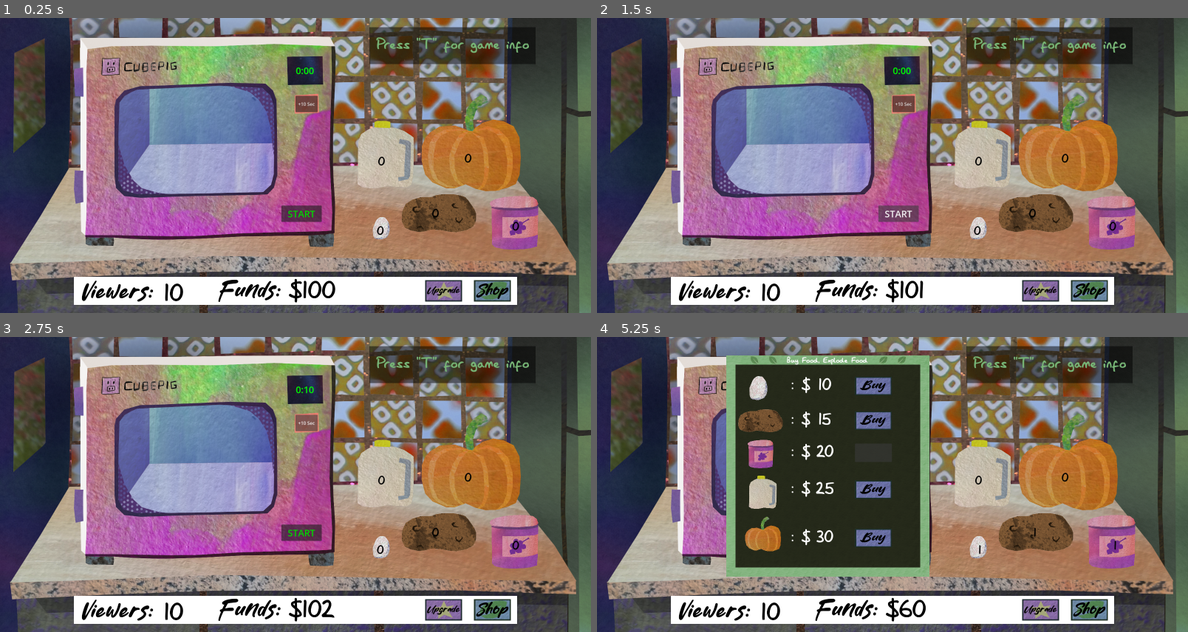
Above: before the commit, frames 1-4 (two rows, left to right).
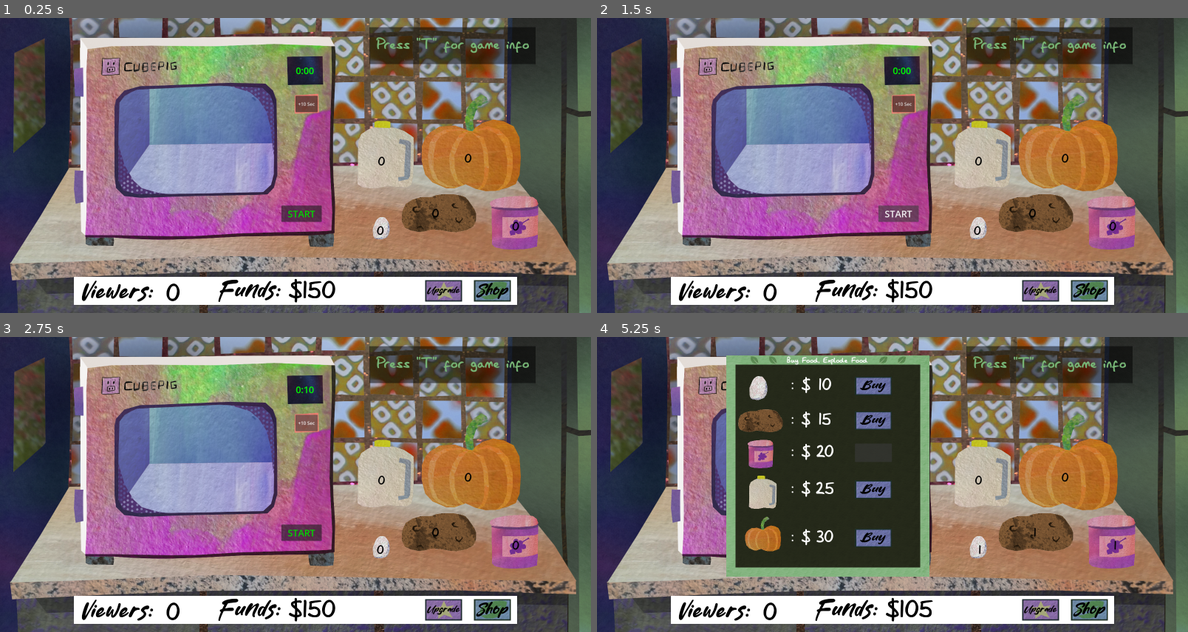
Above: after the commit, the same moments.

Repository: Ted-Landauer/microwave-game
Game: Godot game, scene res://Scenes/main.tscn
The game is run twice, just before and just after one commit, with the same random seed, the same clock (stepped at 60 frames per second) and the same inputs.
Inputs (mouse positions are in pixels of both pictures, inside the frame that each line leads up to):
- Up to frame 1 (0.25 s): no input
- Up to frame 2 (1.5 s): click "START" at 0.5 s; click "START" at 1.25 s
- Up to frame 3 (2.75 s): click "+10 Sec" at 2 s
- Up to frame 4 (5.25 s): click (1087, 608) at 2.75 s; click (874, 387) at 3.5 s; click (874, 419) at 4.25 s; click (874, 452) at 5 s

The runs differ from the first frame. In frame 1, 0.2% of the frame differs, in the area x 27-55%, y 89-96%; in frame 2, 0.3%; in frame 3, 0.3%; in frame 4, 0.4%, in the area x 27-57%, y 89-96%.

Commit message:
last commit for a little while. Game Jam is done, game is playable and should be mostly bug free!

Diff:
--- a/Scenes/main.tscn
+++ b/Scenes/main.tscn
@@ -2291,7 +2291,7 @@
 offset_bottom = 207.0
 theme_override_fonts/font = ExtResource("12_6vcvc")
 theme_override_font_sizes/font_size = 64
-text = "100"
+text = "50"
 horizontal_alignment = 1
 vertical_alignment = 1
 
--- a/Scripts/egg.gd
+++ b/Scripts/egg.gd
@@ -40,7 +40,8 @@
 
 
 	elif time > limit:
-		temp = (2 * limit) + time
+		temp = (3 * limit)
+		#+ time
 		$"../..".updateViewship(temp , "+")
 		$"../../Audio/crackAudio".play()
 
@@ -49,7 +50,7 @@
 		print("OVER EGG LIMIT")
 		$"../..".brokenMicrowave = true
 		$"../..".swapMicrowaves("destroyed", "egg")
-		$"../..".menuTriggers(true, "You cooked the egg too hard. Time to buy a new microwave! Viewers gained: " + str(temp))
+		$"../..".menuTriggers(true, "You cooked the egg too hard and it exploded at " + str(limit) + " seconds. Time to buy a new microwave! Viewers gained: " + str(temp))
 
 	elif time == limit:
 		temp = (2 * limit) + (2 * time)
@@ -82,7 +83,8 @@
 			if $"../..".extractInt($eggCount.text) > 0 and $"../..".occupied == false:
 				microwaveItem = "egg"
 				microwaveItemRef = $"../..".addToMicrowave("egg")
-				microwaveItemRef.eggLimit = randi_range(1, 5)
+				microwaveItemRef.eggLimit = randi_range(9, 11) # 9 to 11?
+				$"../..".foodLimit = microwaveItemRef.eggLimit
 				occupied = microwaveItemRef.occupied
 
 				print("microwave item ref values:")
--- a/Scripts/jam_jar.gd
+++ b/Scripts/jam_jar.gd
@@ -37,7 +37,8 @@
 
 
 	elif time > limit:
-		temp = (2 * limit) + time
+		temp = (3 * limit)
+		#+ time
 		$"../..".updateViewship(temp , "+")
 		$"../../Audio/splatAudio".play()
 
@@ -45,7 +46,7 @@
 		print("limit: "+ str(limit))
 		print("OVER JAM LIMIT")
 		$"../..".swapMicrowaves("destroyed", "jam")
-		$"../..".menuTriggers(true, "You cooked the jam too hard. Time to buy a new microwave! Viewers gained: " + str(temp))
+		$"../..".menuTriggers(true, "You cooked the jam too hard and it exploded at " + str(limit) + " seconds. Time to buy a new microwave! Viewers gained: " + str(temp))
 		$"../..".brokenMicrowave = true
 
 	elif time == limit:
@@ -76,7 +77,8 @@
 			if $"../..".extractInt($jamCount.text) > 0 and $"../..".occupied == false:
 				microwaveItem = "jam"
 				microwaveItemRef = $"../..".addToMicrowave("jam_jar")
-				microwaveItemRef.jamLimit = randi_range(3, 10)
+				microwaveItemRef.jamLimit = randi_range(24, 26) # 24 to 26?
+				$"../..".foodLimit = microwaveItemRef.jamLimit
 				occupied = microwaveItemRef.occupied
 
 				print("microwave item ref values:")
--- a/Scripts/main.gd
+++ b/Scripts/main.gd
@@ -2,14 +2,14 @@
 
 # Initialize the funds and viewership numbers
 var funds: int = 0
-const STARTINGFUNDS: int = 100
+const STARTINGFUNDS: int = 150
 
 var viewerNumbers: int = 0
-const STARTINGVIEWERNUMBERS: int = 10
+const STARTINGVIEWERNUMBERS: int = 0
 
 var viewershipDeclineBufferState: bool = true
 var viewershipDeclineBuffer: int = 10
-var revenueMod: float = .01
+var revenueMod: float = .02
 
 const GROCPATH: String = "res://Scenes/Groceries"
 var groceries: Dictionary = {}
@@ -22,7 +22,9 @@
 var totalSecondsToPass: int = 0
 var countdownActive: bool = false
 
-var microwavedItem: String
+var microwavedItem: String = ""
+var foodLimit: int = 0
+var inputTime: int = 0
 
 var resetScene: bool = false
 var brokenMicrowave: bool = false
@@ -389,7 +391,11 @@
 	microwaveOutput.text = message
 
 func gameOver():
-	pass
+	if viewerNumbers == 0:
+		if brokenMicrowave == true and funds < 50:
+			print("GAME OVER")
+		elif funds < 10:
+			print("GAME OVER")
 
 func cantAfford(active: bool, message: String = ""):
 	var costOutput = $Popups/TileMapLayer/costInfo
@@ -448,18 +454,20 @@
 			$MicrowaveOptions/oneSecond.visible = true
 			$MicrowaveOptions/MicrowaveBackground/highBackground.visible = true
 
+func checkOvertime():
+
+	if totalSeconds > foodLimit:
+		$MicrowaveOptions/microwaveStart/microwaveTimer.start(foodLimit)
+
+	else:
+		$MicrowaveOptions/microwaveStart/microwaveTimer.start(totalSeconds)
+
+
 
 #---------------------------------------------------------------------
 
 # Called when the node enters the scene tree for the first time.
 func _ready() -> void:
-	# Manual preload section
-	## Doing this here despite the function because I believe that
-	### it's causing issues with the game running on web
-
-
-
-
 
 	preloadResources(GROCPATH, groceries)
 
@@ -488,6 +496,8 @@
 
 # Called every frame. 'delta' is the elapsed time since the previous frame.
 func _process(delta: float) -> void:
+
+	#gameOver()
 
 	#if resetScene == true:
 		#
@@ -498,7 +508,7 @@
 			#resetScene == false
 
 	mu += delta
-	if viewershipDeclineBufferState == true and mu >= 1.0:
+	if mu >= 1.0:
 		updateFunds(calculateRevenue(viewerNumbers, revenueMod), "+")
 		mu = 0.0
 
@@ -531,6 +541,8 @@
 				escape = false
 				$Popups/TutorialPopup.visible = false
 
+		#if event.keycode ==
+
 # Functions to open the grocery shopping and Upgrades menus
 func _on_shopping_button_pressed() -> void:
 	if $InfoNumbers/ShoppingButton/GroceryMenu.visible == false:
@@ -595,7 +607,8 @@
 	if $MicrowaveOptions/microwaveDisplay.text != "0:00":
 		toggleButtons(true, true)
 
-		$MicrowaveOptions/microwaveStart/microwaveTimer.start(totalSeconds)
+		#$MicrowaveOptions/microwaveStart/microwaveTimer.start(totalSeconds)
+		checkOvertime()
 		print("the total seconds: " + str(totalSeconds))
 		print("pausing viewership decline")
 		viewershipDeclineBufferState = true
@@ -607,8 +620,6 @@
 		if $MicrowaveOptions/microwaveStart/viewershipBuffer.is_stopped() == false:
 			$MicrowaveOptions/microwaveStart/viewershipBuffer.stop()
 
-
-
 func _on_microwave_timer_timeout() -> void:
 	print("timer stopped")
 	toggleButtons(false, true)
@@ -647,6 +658,10 @@
 
 			remove_child($Groceries/pumpkin.microwaveItemRef)
 			print("removed pumpkin")
+
+	microwavedItem = ""
+	foodLimit = 0
+	totalSeconds = 0
 
 func _on_viewership_buffer_timeout() -> void:
 	print("losing viewers")
--- a/Scripts/milk_jug.gd
+++ b/Scripts/milk_jug.gd
@@ -38,7 +38,8 @@
 
 
 	elif time > limit:
-		temp = (2 * limit) + time
+		temp = (3 * limit)
+		#+ time
 		$"../..".updateViewship(temp , "+")
 		$"../../Audio/popAudio".play()
 
@@ -46,7 +47,7 @@
 		print("limit: "+ str(limit))
 		print("OVER MILK LIMIT")
 		$"../..".swapMicrowaves("destroyed", "milk")
-		$"../..".menuTriggers(true, "You cooked the milk too hard. Time to buy a new microwave! Viewers gained: " + str(temp))
+		$"../..".menuTriggers(true, "You cooked the milk too hard and it exploded at " + str(limit) + " seconds. Time to buy a new microwave! Viewers gained: " + str(temp))
 		$"../..".brokenMicrowave = true
 
 	elif time == limit:
@@ -79,7 +80,8 @@
 			if $"../..".extractInt($milkCount.text) > 0 and $"../..".occupied == false:
 				microwaveItem = "milk"
 				microwaveItemRef = $"../..".addToMicrowave("milk_jug")
-				microwaveItemRef.milkLimit = randi_range(10, 18)
+				microwaveItemRef.milkLimit = randi_range(32, 37) # 32 to 37?
+				$"../..".foodLimit = microwaveItemRef.milkLimit
 				occupied = microwaveItemRef.occupied
 
 				print("microwave item ref values:")
--- a/Scripts/potato.gd
+++ b/Scripts/potato.gd
@@ -47,11 +47,12 @@
 		print("limit: "+ str(limit))
 		print("OVER POTATO LIMIT")
 		$"../..".swapMicrowaves("destroyed", "potato")
-		$"../..".menuTriggers(true, "You cooked the potato too hard. Time to buy a new microwave! Viewers gained: " + str(temp))
+		$"../..".menuTriggers(true, "You cooked the potato too hard and it exploded at " + str(limit) + " seconds. Time to buy a new microwave! Viewers gained: " + str(temp))
 		$"../..".brokenMicrowave = true
 
 	elif time == limit:
-		temp = (2 * limit) + (2 * time)
+		temp = (3 * limit)
+		#+ time
 		$"../..".updateViewship(temp , "+")
 		$"../../Audio/goldStarchAudio".play()
 
@@ -82,7 +83,8 @@
 			if $"../..".extractInt($potatoCount.text) > 0 and $"../..".occupied == false:
 				microwaveItem = "potato"
 				microwaveItemRef = $"../..".addToMicrowave("potato")
-				microwaveItemRef.potatoLimit = randi_range(5, 12)
+				microwaveItemRef.potatoLimit = randi_range(19, 22) # 19 to 22
+				$"../..".foodLimit = microwaveItemRef.potatoLimit
 				occupied = microwaveItemRef.occupied
 
 				print("microwave item ref values:")
--- a/Scripts/pumpkin.gd
+++ b/Scripts/pumpkin.gd
@@ -45,11 +45,12 @@
 		print("limit: "+ str(limit))
 		print("OVER PUMPKIN LIMIT")
 		$"../..".swapMicrowaves("destroyed", "pumpkin")
-		$"../..".menuTriggers(true, "You cooked the pumpkin too hard. Time to buy a new microwave! Viewers gained: " + str(temp))
+		$"../..".menuTriggers(true, "You cooked the pumpkin too hard and it exploded at " + str(limit) + " seconds. Time to buy a new microwave! Viewers gained: " + str(temp))
 		$"../..".brokenMicrowave = true
 
 	elif time == limit:
-		temp = (2 * limit) + (2 * time)
+		temp = (3 * limit)
+		#+ time
 		$"../..".updateViewship(temp , "+")
 		$"../../Audio/squastasticAudio".play()
 
@@ -78,7 +79,8 @@
 			if $"../..".extractInt($pumpkinCount.text) > 0 and $"../..".occupied == false:
 				microwaveItem = "pumpkin"
 				microwaveItemRef = $"../..".addToMicrowave("pumpkin")
-				microwaveItemRef.pumpkinLimit = randi_range(15, 28)
+				microwaveItemRef.pumpkinLimit = randi_range(37, 39) # 37 to 39
+				$"../..".foodLimit = microwaveItemRef.pumpkinLimit
 				occupied = microwaveItemRef.occupied
 
 				print("microwave item ref values:")
Not shown, changed: Exports/Web/chickenwithegg.zip
Not shown, changed: Exports/Web/index.html
Not shown, changed: Exports/Web/index.pck
